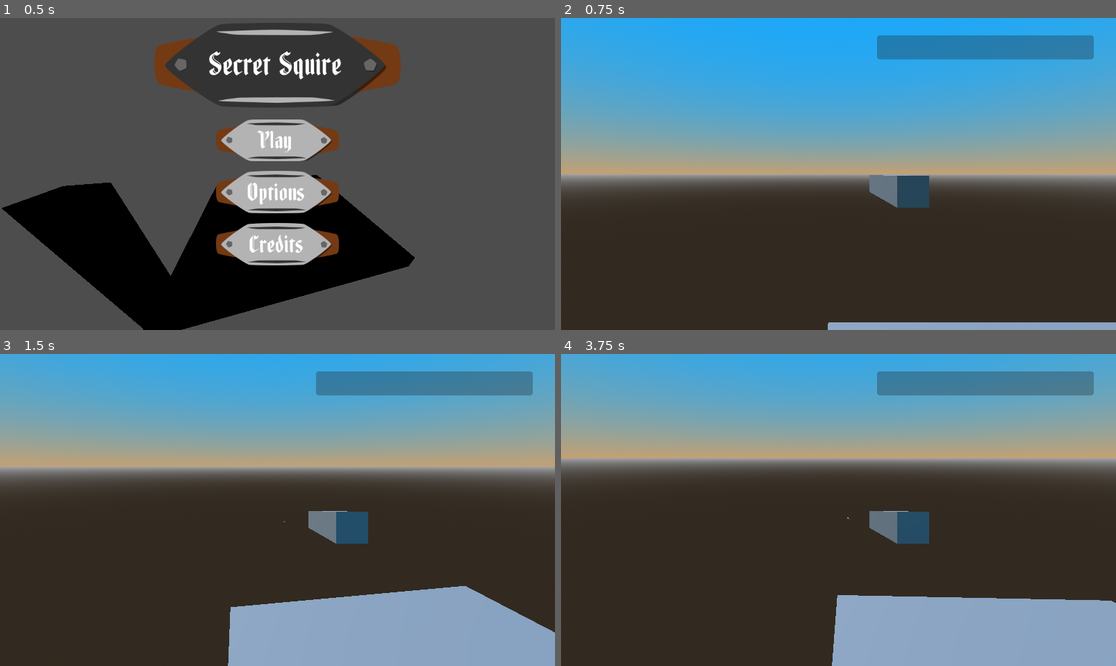
Above: before the commit, frames 1-4 (two rows, left to right).
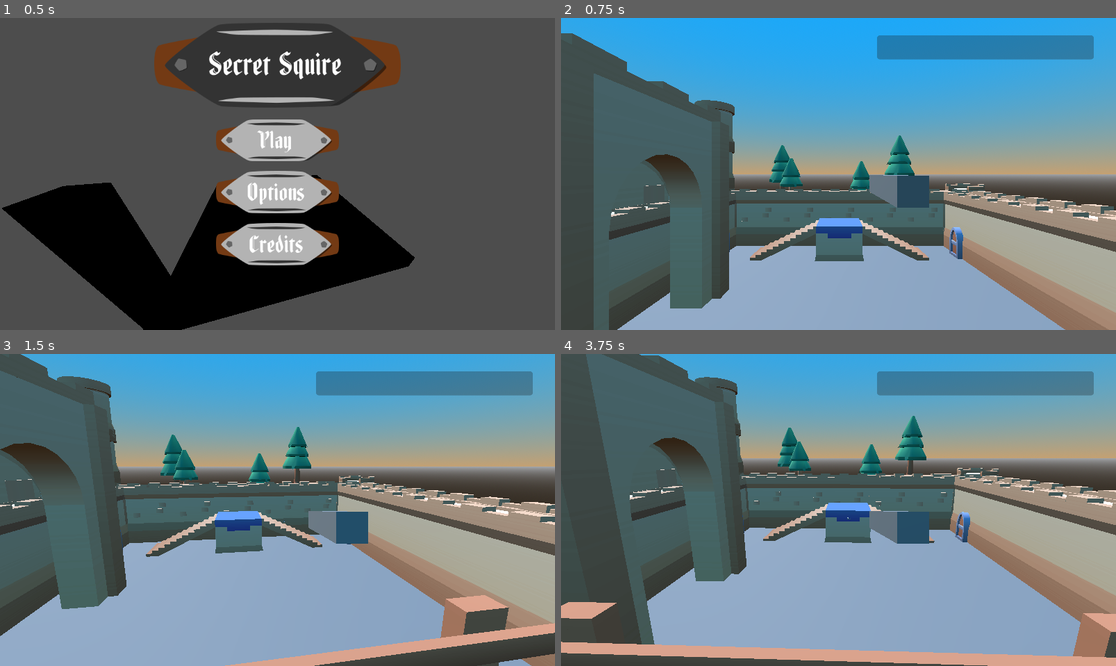
Above: after the commit, the same moments.

Repository: CodeyWinslow/brackeys_2025_1
Game: Godot game, scene res://scenes/start_scene.tscn
Two runs of this game, one before a commit and one after it. Both use one fixed random seed, a clock stepped at 60 frames per second and the inputs below.
Inputs (mouse positions are in pixels of both pictures, inside the frame that each line leads up to):
- Up to frame 1 (0.5 s): no input
- Up to frame 2 (0.75 s): click "Play" at 0.5 s
- Up to frame 3 (1.5 s): tap Enter at 1.25 s; move the mouse to (305, 510) at 1.27 s; press the mouse at (305, 510) at 1.28 s; hold Up from 1.28 s (still down)
- Up to frame 4 (3.75 s): keep holding Up; tap Space at 2, 3.5 s; move the mouse to (810, 510) at 2.02 s; release the mouse at (810, 510) at 2.03 s; right-click (810, 510) at 2.1 s; tap Enter at 2.75 s; move the mouse to (849, 503) at 2.77 s; tap Tab at 2.85 s; move the mouse to (832, 516) at 3.52 s; click (832, 516) at 3.6 s

Frame 1 is identical in both runs. In frame 2, 53% of the frame differs, in the area x 0-100%, y 4-100%; in frame 3, 57%; in frame 4, 62%, in the area x 0-100%, y 0-100%.

Commit message:
Quick first level mockup

Diff:
--- a/godot/brackeyssnipergame/scenes/stages/wedding_stage.tscn
+++ b/godot/brackeyssnipergame/scenes/stages/wedding_stage.tscn
@@ -1,11 +1,18 @@
-[gd_scene load_steps=8 format=3 uid="uid://bxi3joe7riqat"]
+[gd_scene load_steps=17 format=3 uid="uid://bxi3joe7riqat"]
 
 [ext_resource type="PackedScene" uid="uid://jxsemljcrvni" path="res://prefabs/director.tscn" id="1_uvbfl"]
 [ext_resource type="Script" path="res://scripts/GUI/hud.gd" id="2_skfys"]
 [ext_resource type="Texture2D" uid="uid://b8m44jalstqwr" path="res://assets/textures/crosshair.png" id="3_lj7vg"]
-
-[sub_resource type="StandardMaterial3D" id="StandardMaterial3D_hoyb3"]
-albedo_color = Color(0.295867, 0.295866, 0.295866, 1)
+[ext_resource type="PackedScene" uid="uid://2cefjfyebjct" path="res://assets/models/stairs-stone.glb" id="4_8gb86"]
+[ext_resource type="PackedScene" uid="uid://cbnj5eh1jxe02" path="res://assets/models/tower-square-base-color.glb" id="5_8wilg"]
+[ext_resource type="PackedScene" uid="uid://tp2qkruajkqt" path="res://assets/models/wall.glb" id="6_5m8xu"]
+[ext_resource type="PackedScene" uid="uid://dmh6tp3gc0qey" path="res://assets/models/wall-narrow-wood-fence.glb" id="7_ioa3b"]
+[ext_resource type="PackedScene" uid="uid://digq7anpvlk87" path="res://assets/models/wall-corner-half-tower.glb" id="8_y7da8"]
+[ext_resource type="PackedScene" uid="uid://73di8i3pmn1s" path="res://assets/models/tower-square-arch.glb" id="9_5bw3k"]
+[ext_resource type="PackedScene" uid="uid://ckdm2w736h5fc" path="res://assets/models/door.glb" id="10_o0s6l"]
+[ext_resource type="PackedScene" uid="uid://bmfhlmhgr8gx7" path="res://assets/models/tree-large.glb" id="11_w4nf0"]
+[ext_resource type="PackedScene" uid="uid://cf6v5wrx3qt7v" path="res://assets/models/tree-small.glb" id="12_16s7w"]
+[ext_resource type="PackedScene" uid="uid://dfg3ddxiedwfx" path="res://assets/models/tower-base.glb" id="13_nqlin"]
 
 [sub_resource type="ProceduralSkyMaterial" id="ProceduralSkyMaterial_00btf"]
 sky_top_color = Color(0.0859256, 0.659093, 1, 1)
@@ -27,12 +34,6 @@
 use_collision = true
 size = Vector3(7.93555, 0.500977, 6.92871)
 
-[node name="CSGBox3D2" type="CSGBox3D" parent="StaticGeo"]
-transform = Transform3D(1, 0, 0, 0, 1, 0, 0, 0, 1, -3.67669, 1.72684, 3.20924)
-use_collision = true
-size = Vector3(0.568359, 3.46631, 0.494141)
-material = SubResource("StandardMaterial3D_hoyb3")
-
 [node name="Lighting" type="Node3D" parent="."]
 
 [node name="DirectionalLight3D" type="DirectionalLight3D" parent="Lighting"]
@@ -46,7 +47,7 @@
 [node name="PlayerAnchors" type="Node3D" parent="."]
 
 [node name="PlayerAnchor1" type="Node3D" parent="PlayerAnchors"]
-transform = Transform3D(0.662803, 0, -0.748794, 0, 1, 0, 0.748794, 0, 0.662803, -3.68723, 4.03623, 3.20487)
+transform = Transform3D(0.662803, 0, -0.748794, 0, 1, 0, 0.748794, 0, 0.662803, 0.045323, 1.7271, 2.80659)
 
 [node name="Director" parent="." node_paths=PackedStringArray("player_anchors") instance=ExtResource("1_uvbfl")]
 player_anchors = [NodePath("../PlayerAnchors/PlayerAnchor1")]
@@ -96,3 +97,117 @@
 texture = ExtResource("3_lj7vg")
 expand_mode = 4
 stretch_mode = 5
+
+[node name="stairs-stone2" parent="." instance=ExtResource("4_8gb86")]
+transform = Transform3D(-1.28331e-07, 0, 1.68735, 0, 1, 0, -2.93588, 0, -7.37565e-08, -1.03759, 0.000976756, -2.42041)
+
+[node name="stairs-stone3" parent="." instance=ExtResource("4_8gb86")]
+transform = Transform3D(-1.28331e-07, 0, -1.68735, 0, 1, 0, 2.93588, 0, -7.37565e-08, 1.15686, 0.000976756, -2.41403)
+
+[node name="tower-square-base-color2" parent="." instance=ExtResource("5_8wilg")]
+transform = Transform3D(1, 0, 0, 0, 1, 0, 0, 0, 1, 0.0629026, -0.332486, -2.53771)
+
+[node name="wall2" parent="." instance=ExtResource("6_5m8xu")]
+transform = Transform3D(-4.37114e-08, 0, -1, 0, 1, 0, 1, 0, -4.37114e-08, 0.0705414, 0.000976279, -3.55525)
+
+[node name="wall3" parent="." instance=ExtResource("6_5m8xu")]
+transform = Transform3D(-4.37114e-08, 0, -1, 0, 1, 0, 1, 0, -4.37114e-08, 1.07042, 0.000976279, -3.55525)
+
+[node name="wall4" parent="." instance=ExtResource("6_5m8xu")]
+transform = Transform3D(-4.37114e-08, 0, -1, 0, 1, 0, 1, 0, -4.37114e-08, 2.07042, 0.000976279, -3.55525)
+
+[node name="wall5" parent="." instance=ExtResource("6_5m8xu")]
+transform = Transform3D(-4.37114e-08, 0, -1, 0, 1, 0, 1, 0, -4.37114e-08, -0.929585, 0.000976279, -3.55525)
+
+[node name="wall6" parent="." instance=ExtResource("6_5m8xu")]
+transform = Transform3D(-4.37114e-08, 0, -1, 0, 1, 0, 1, 0, -4.37114e-08, -1.92958, 0.000976279, -3.55525)
+
+[node name="wall-narrow-wood-fence2" parent="." instance=ExtResource("7_ioa3b")]
+transform = Transform3D(-4.37114e-08, 0, 1, 0, 1, 0, -1, 0, -4.37114e-08, 0.0364649, -0.00618653, 2.93301)
+
+[node name="wall-narrow-wood-fence3" parent="." instance=ExtResource("7_ioa3b")]
+transform = Transform3D(-4.37114e-08, 0, 1, 0, 1, 0, -1, 0, -4.37114e-08, 1.03646, -0.00618653, 2.93301)
+
+[node name="wall-narrow-wood-fence4" parent="." instance=ExtResource("7_ioa3b")]
+transform = Transform3D(-4.37114e-08, 0, 1, 0, 1, 0, -1, 0, -4.37114e-08, -0.963535, -0.00618653, 2.93301)
+
+[node name="wall-corner-half-tower2" parent="." instance=ExtResource("8_y7da8")]
+transform = Transform3D(-1, 0, 0, 0, 1, 0, 0, 0, -1, -2.91105, 0.000976518, -3.55369)
+
+[node name="wall7" parent="." instance=ExtResource("6_5m8xu")]
+transform = Transform3D(-1, 0, 8.74228e-08, 0, 1, 0, -8.74228e-08, 0, -1, -2.91042, 0.000976756, -2.56117)
+
+[node name="wall12" parent="." instance=ExtResource("6_5m8xu")]
+transform = Transform3D(-1, 0, 8.74228e-08, 0, 1, 0, -8.74228e-08, 0, -1, -2.91042, 0.000976756, -1.56117)
+
+[node name="wall13" parent="." instance=ExtResource("6_5m8xu")]
+transform = Transform3D(-1, 0, 8.74228e-08, 0, 1, 0, -8.74228e-08, 0, -1, -2.91042, 0.000976756, -0.561166)
+
+[node name="wall14" parent="." instance=ExtResource("6_5m8xu")]
+transform = Transform3D(-1, 0, 8.74228e-08, 0, 1, 0, -8.74228e-08, 0, -1, -2.91042, 0.000976756, 0.438834)
+
+[node name="wall15" parent="." instance=ExtResource("6_5m8xu")]
+transform = Transform3D(-1, 0, 8.74228e-08, 0, 1, 0, -8.74228e-08, 0, -1, -2.91042, 0.000976756, 1.43883)
+
+[node name="wall16" parent="." instance=ExtResource("6_5m8xu")]
+transform = Transform3D(-1, 0, 8.74228e-08, 0, 1, 0, -8.74228e-08, 0, -1, -2.91042, 0.000976756, 2.43883)
+
+[node name="wall-corner-half-tower3" parent="." instance=ExtResource("8_y7da8")]
+transform = Transform3D(-4.37114e-08, 0, 1, 0, 1, 0, -1, 0, -4.37114e-08, 3.06525, 0.000976756, -3.55231)
+
+[node name="wall8" parent="." instance=ExtResource("6_5m8xu")]
+transform = Transform3D(1, 0, 0, 0, 1, 0, 0, 0, 1, 3.05875, 0.000976756, -2.56774)
+
+[node name="wall9" parent="." instance=ExtResource("6_5m8xu")]
+transform = Transform3D(1, 0, 0, 0, 1, 0, 0, 0, 1, 3.05875, 0.000976756, -1.56774)
+
+[node name="wall10" parent="." instance=ExtResource("6_5m8xu")]
+transform = Transform3D(1, 0, 0, 0, 1, 0, 0, 0, 1, 3.05875, 0.000976756, -0.567735)
+
+[node name="wall11" parent="." instance=ExtResource("6_5m8xu")]
+transform = Transform3D(1, 0, 0, 0, 1, 0, 0, 0, 1, 3.05875, 0.000976756, 0.432265)
+
+[node name="wall17" parent="." instance=ExtResource("6_5m8xu")]
+transform = Transform3D(1, 0, 0, 0, 1, 0, 0, 0, 1, 3.05875, 0.000976756, 1.43226)
+
+[node name="wall18" parent="." instance=ExtResource("6_5m8xu")]
+transform = Transform3D(1, 0, 0, 0, 1, 0, 0, 0, 1, 3.05875, 0.000976756, 2.43226)
+
+[node name="wall19" parent="." instance=ExtResource("6_5m8xu")]
+transform = Transform3D(1, 0, 0, 0, 1, 0, 0, 0, 1, 3.05875, 0.000976756, 3.43226)
+
+[node name="tower-square-arch2" parent="." instance=ExtResource("9_5bw3k")]
+transform = Transform3D(2.5, 0, 0, 0, 2.5, 0, 0, 0, 2.5, -2.75533, -0.0758765, 0.296922)
+
+[node name="door2" parent="." instance=ExtResource("10_o0s6l")]
+transform = Transform3D(1, 0, 0, 0, 1, 0, 0, 0, 1, -2.43368, 0.000976279, -2.43184)
+
+[node name="door3" parent="." instance=ExtResource("10_o0s6l")]
+transform = Transform3D(1, 0, 0, 0, 1, 0, 0, 0, 1, 2.54016, 0.000976518, -2.34798)
+
+[node name="tree-large2" parent="." instance=ExtResource("11_w4nf0")]
+transform = Transform3D(1, 0, 0, 0, 1, 0, 0, 0, 1, 1.94044, 1.0549, -4.79074)
+
+[node name="tree-large3" parent="." instance=ExtResource("11_w4nf0")]
+transform = Transform3D(1, 0, 0, 0, 1, 0, 0, 0, 1, 0.799187, 0.288443, -5.27207)
+
+[node name="tree-large5" parent="." instance=ExtResource("11_w4nf0")]
+transform = Transform3D(1, 0, 0, 0, 1, 0, 0, 0, 1, -1.8541, 0.841737, -5.53384)
+
+[node name="tree-small2" parent="." instance=ExtResource("12_16s7w")]
+transform = Transform3D(1, 0, 0, 0, 1, 0, 0, 0, 1, -1.47432, 0.87122, -5.00725)
+
+[node name="tower-base2" parent="." instance=ExtResource("13_nqlin")]
+transform = Transform3D(1, 0, 0, 0, 1, 0, 0, 0, 1, -3.41064, 1.33484, -4.05385)
+
+[node name="tower-base3" parent="." instance=ExtResource("13_nqlin")]
+transform = Transform3D(1, 0, 0, 0, 1, 0, 0, 0, 1, -3.41064, 2.33484, -4.05385)
+
+[node name="wall20" parent="." instance=ExtResource("6_5m8xu")]
+transform = Transform3D(3, 0, 0, 0, 3, 0, 0, 0, 3, -4.606, -0.537965, -2.34247)
+
+[node name="wall21" parent="." instance=ExtResource("6_5m8xu")]
+transform = Transform3D(3, 0, 0, 0, 3, 0, 0, 0, 3, -4.606, -0.537965, 0.657528)
+
+[node name="wall22" parent="." instance=ExtResource("6_5m8xu")]
+transform = Transform3D(3, 0, 0, 0, 3, 0, 0, 0, 3, -4.606, -0.540219, 3.65813)
Binary file added: godot/brackeyssnipergame/assets/models/Textures/colormap.png
Not shown, added: godot/brackeyssnipergame/assets/models/Textures/colormap.png.import
Binary file added: godot/brackeyssnipergame/assets/models/door.glb
Not shown, added: godot/brackeyssnipergame/assets/models/door.glb.import
Binary file added: godot/brackeyssnipergame/assets/models/stairs-stone.glb
Not shown, added: godot/brackeyssnipergame/assets/models/stairs-stone.glb.import
Binary file added: godot/brackeyssnipergame/assets/models/tower-base.glb
Not shown, added: godot/brackeyssnipergame/assets/models/tower-base.glb.import
Binary file added: godot/brackeyssnipergame/assets/models/tower-square-arch.glb
Not shown, added: godot/brackeyssnipergame/assets/models/tower-square-arch.glb.import
Binary file added: godot/brackeyssnipergame/assets/models/tower-square-base-color.glb
Not shown, added: godot/brackeyssnipergame/assets/models/tower-square-base-color.glb.import
(and 14 more such lines)
